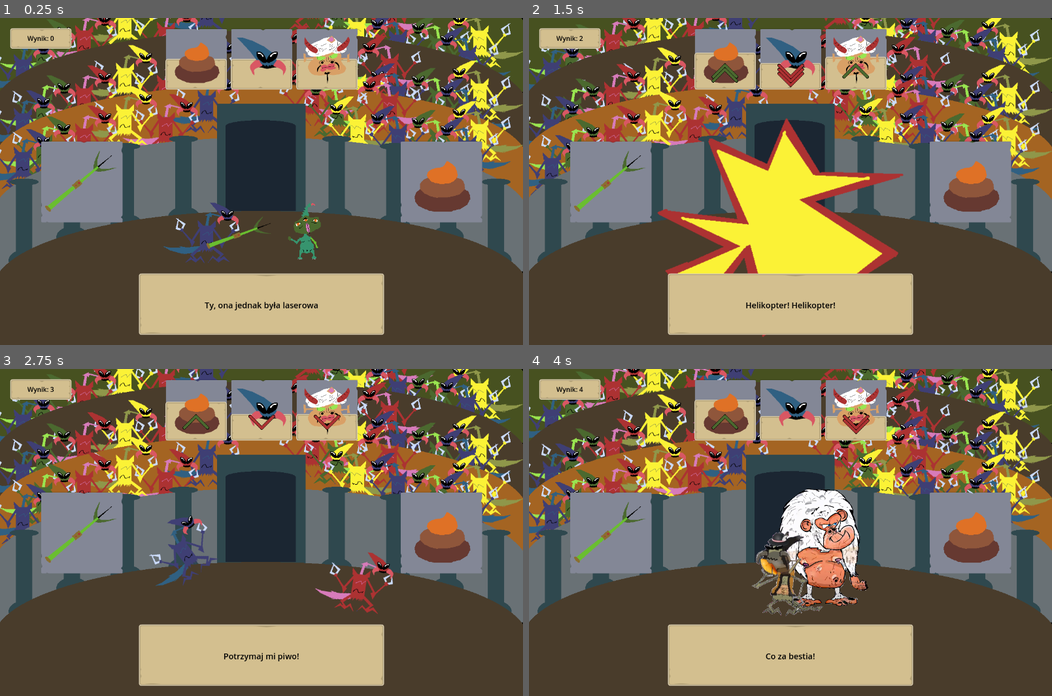
Above: before the commit, frames 1-4 (two rows, left to right).
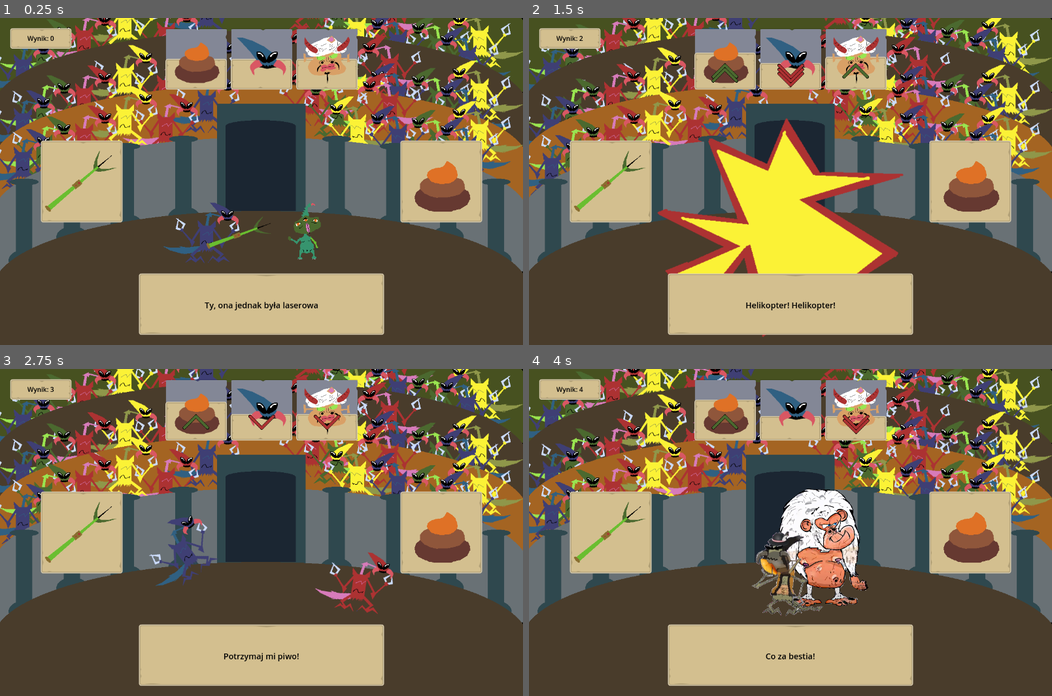
Above: after the commit, the same moments.

Repository: P1X-in/space-tricks
Game: Godot game, scene res://scenes/main.tscn
Same seed, same stepped clock (60 frames per second), same inputs: the game is played once before the commit and once after it.
Inputs (mouse positions are in pixels of both pictures, inside the frame that each line leads up to):
- Up to frame 1 (0.25 s): no input
- Up to frame 2 (1.5 s): click (612, 181) at 0.5 s; click (612, 181) at 1.25 s
- Up to frame 3 (2.75 s): click (83, 532) at 2 s
- Up to frame 4 (4 s): tap Enter at 2.75 s; move the mouse to (905, 516) at 2.77 s; tap F at 2.85, 3.6 s; move the mouse to (685, 548) at 3.52 s

The runs differ from the first frame. In frame 1, 6.6% of the frame differs, in the area x 7-93%, y 37-63%; in frame 2, 6.6%; in frame 3, 6.6%; in frame 4, 6.6%.

Commit message:
Bg change

Diff:
--- a/scenes/main.tscn
+++ b/scenes/main.tscn
@@ -14,7 +14,6 @@
 [ext_resource type="Texture2D" uid="uid://b72wr2sy4sbi2" path="res://assets/gfx/ui/sultan.png" id="13_re8ta"]
 [ext_resource type="Texture2D" uid="uid://bhv674c6olu63" path="res://assets/gfx/ui/explosion.png" id="14_fxbe1"]
 [ext_resource type="Texture2D" uid="uid://bmmugsn5pb3gr" path="res://assets/gfx/ui/spear.png" id="16_58w7k"]
-[ext_resource type="Texture2D" uid="uid://dich6oaty3kqu" path="res://assets/gfx/ui/sub_panel.png" id="16_jsmmh"]
 [ext_resource type="Texture2D" uid="uid://c1x80ns50ssnh" path="res://assets/gfx/ui/poo.png" id="16_vcwqo"]
 [ext_resource type="Texture2D" uid="uid://3kinm8tyygk7" path="res://assets/gfx/ui/sub_panel2.png" id="17_ptoyv"]
 
@@ -518,7 +517,7 @@
 offset_top = 50.0
 offset_right = 300.0
 offset_bottom = 250.0
-texture = ExtResource("16_jsmmh")
+texture = ExtResource("17_ptoyv")
 patch_margin_left = 16
 patch_margin_top = 16
 patch_margin_right = 16
@@ -552,7 +551,7 @@
 offset_top = 50.0
 offset_right = 300.0
 offset_bottom = 250.0
-texture = ExtResource("16_jsmmh")
+texture = ExtResource("17_ptoyv")
 patch_margin_left = 16
 patch_margin_top = 16
 patch_margin_right = 16
Not shown: 1 places in scenes/main.tscn that only renumber resources
